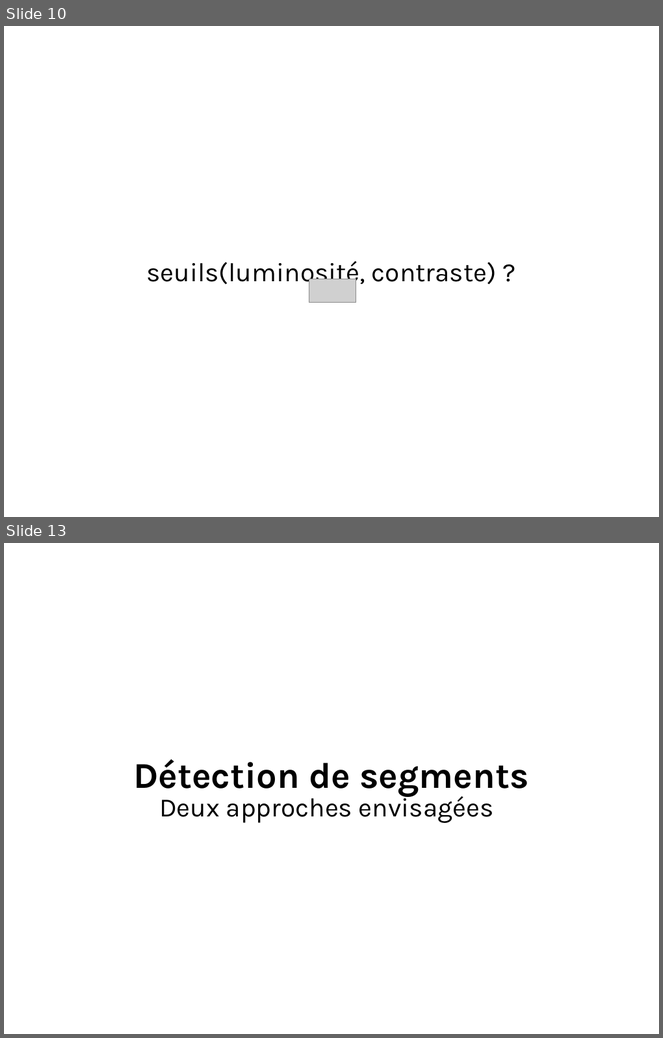
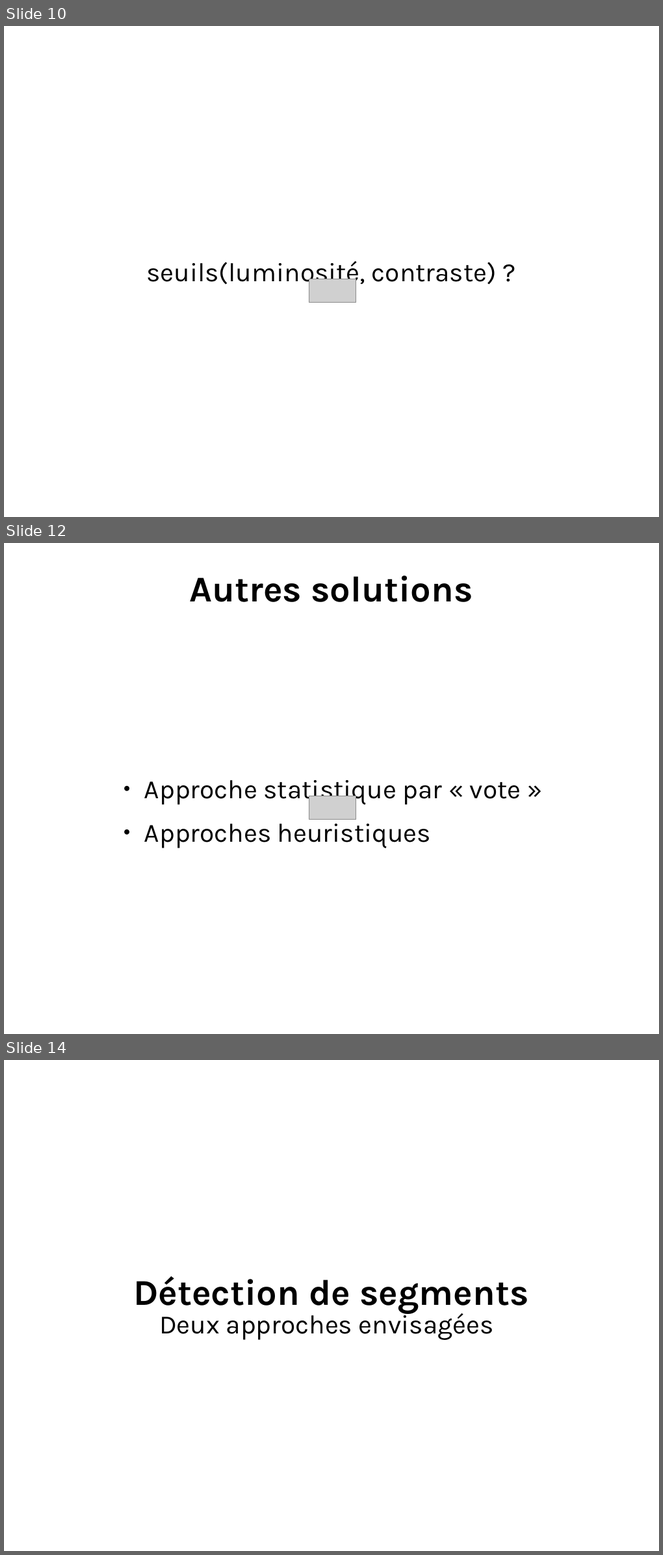
Before and after one commit to ewen-lbh/bone-fracture-detection, a slide deck: slides/mpsi/slides.odp. Shown one above the other, each under a label of ours: slides 10 and 13 before the commit, slides 10, 12 and 14 after it; the slides between them are not shown. The pictures are 663x1038 and 663x1555 pixels, drawn with LibreOffice and Linux fonts; fonts in the diff are those of the drawing; grey boxes stand for pictures. Boxes give left, top, right and bottom in pixels: in the first picture for what was removed or moved away, otherwise in the second. Text is boxed around its words. In the diff, an @@ line names an element or a change of style, - is before the commit and + after.

```diff
--- a/slides/mpsi/slides.odp
+++ b/slides/mpsi/slides.odp
@@ slide 12 added at [4,543,659,1034], background #FFFFFF @@
@@ title added at [189,575,473,602], 44 pt, text #000000, bold @@
+Autres solutions
@@ text added at [144,780,521,849], 32 pt, text #000000 @@
+● Approche statistique par « vote »
+● Approches heuristiques
@@ picture added at [310,797,356,819] @@
@@ what was slide 13 is now slide 14 @@
```
Also in this commit, not shown: 1 other slide added, 1 slide removed, 1 other file.
